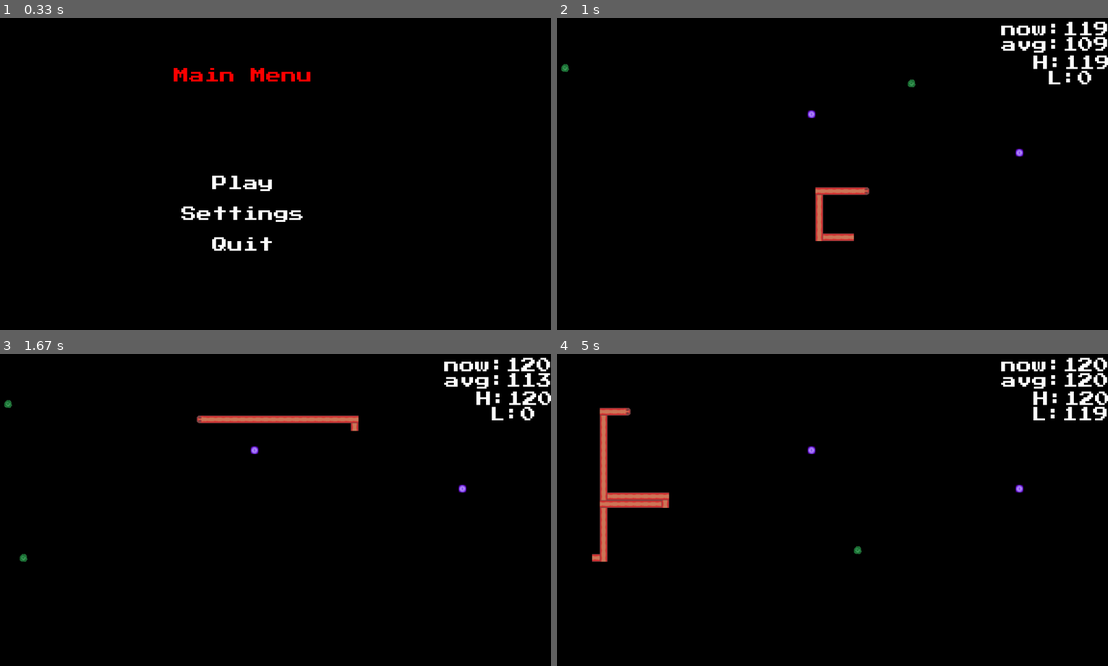
Above: before the commit, frames 1-4 (two rows, left to right).
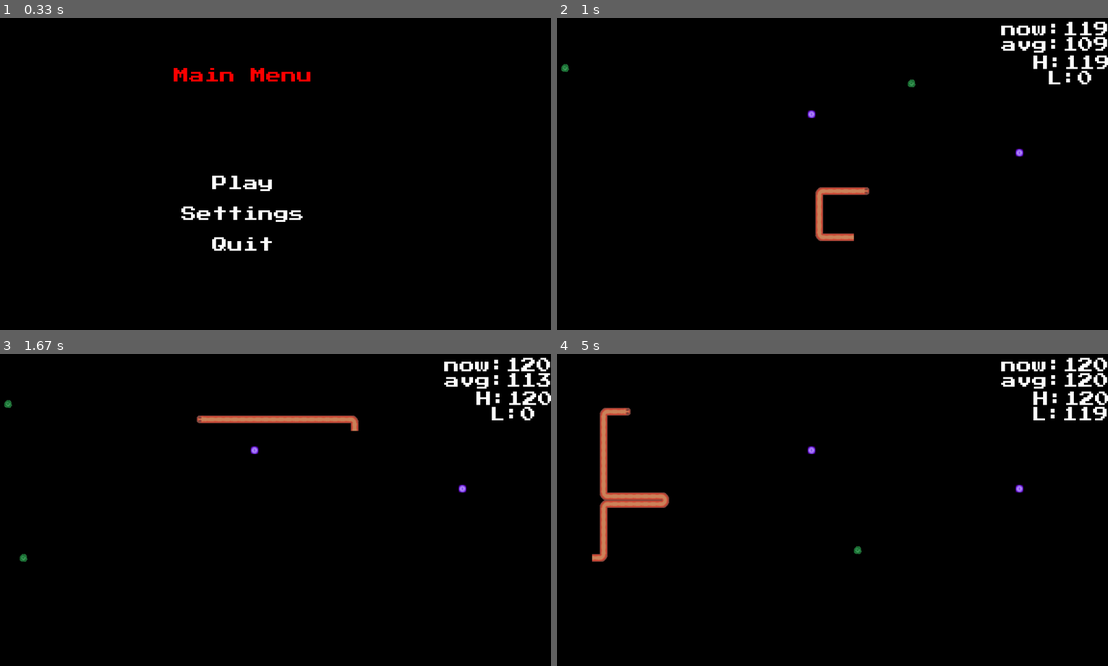
Above: after the commit, the same moments.

Repository: nmurphy101/Pygame2DFramework
Game: pygame game, started from main.py
Same seed, same stepped clock (60 frames per second), same inputs: the game is played once before the commit and once after it.
Inputs (mouse positions are in pixels of both pictures, inside the frame that each line leads up to):
- Up to frame 1 (0.33 s): no input
- Up to frame 2 (1 s): click (799, 183) at 0.38 s
- Up to frame 3 (1.67 s): no input
- Up to frame 4 (5 s): no input

Frame 1 is identical in both runs. In frame 2, 0.1% of the frame differs, in the area x 46-56%, y 54-72%; in frame 3, less than 0.1%; in frame 4, 0.3%, in the area x 6-21%, y 17-67%.

Commit message:
Fixed snake sprite image choosing for corners

Diff:
--- a/pkg/snake_game/entities/entity.py
+++ b/pkg/snake_game/entities/entity.py
@@ -62,6 +62,7 @@
         self.time_last_moved = datetime.now()
         # Where entity was looking = (Up = 0, Right = 1, Down = 2, Left = 3)
         self.prev_direction = 2
+        self.child_prev_direction = 2
         # Where entity is looking = (Up = 0, Right = 1, Down = 2, Left = 3)
         self.direction = 2
         # Determines how far the entity can see ahead of itself in the direction it's looking
--- a/pkg/snake_game/entities/snake/snake.py
+++ b/pkg/snake_game/entities/snake/snake.py
@@ -64,9 +64,9 @@
         self.obj_color = (255, 0, 0)
         # Snake Sprite images
         if self.player:
-            self.snake_images = self.app.game.snake_images
+            self.sprite_images = self.app.game.snake_images
         else:
-            self.snake_images = self.app.game.snake_enemy_images
+            self.sprite_images = self.app.game.snake_enemy_images
         # Entity's default no sprite visual representation
         self.image = pygame.Surface((self.size, self.size))
         self.image.fill(self.obj_color)
@@ -203,24 +203,26 @@
             # pylint: disable=access-member-before-definition
             # Save current position as last position
             self.prev_position = self.position
+            # Save prev_direction for child stuff
+            self.child_prev_direction = self.prev_direction
             # Moving up
             if self.direction == 0:
-                self.image = self.snake_images[14]
+                self.image = self.sprite_images[10]
                 self.prev_direction = self.direction
                 self.position = (self.position[0], self.position[1] - self.size)
             # Moving down
             elif self.direction == 2:
-                self.image = self.snake_images[15]
+                self.image = self.sprite_images[11]
                 self.prev_direction = self.direction
                 self.position = (self.position[0], self.position[1] + self.size)
             # Moving left
             elif self.direction == 3:
-                self.image = self.snake_images[17]
+                self.image = self.sprite_images[13]
                 self.prev_direction = self.direction
                 self.position = (self.position[0] - self.size, self.position[1])
             # Moving right
             elif self.direction == 1:
-                self.image = self.snake_images[16]
+                self.image = self.sprite_images[12]
                 self.prev_direction = self.direction
                 self.position = (self.position[0] + self.size, self.position[1])
             # Set the new last moved time
@@ -309,30 +311,38 @@
             self.parent_dir = self.parent.prev_direction
 
     def choose_img(self):
-         # Moving up
+        # Moving up
         if self.parent.direction == 0:
-            if self.parent.children[-1] == self and False:
-                self.image = self.parent.snake_images[10]
-            else:
-                self.image = self.parent.snake_images[0]
+            if self.parent.child_prev_direction == self.parent.direction:
+                self.image = self.parent.sprite_images[0]
+            elif self.parent.child_prev_direction == 1:
+                self.image = self.parent.sprite_images[5]
+            elif self.parent.child_prev_direction == 3:
+                self.image = self.parent.sprite_images[4]
         # Moving down
         elif self.parent.direction == 2:
-            if self.parent.children[-1] == self and False:
-                self.image = self.parent.snake_images[11]
-            else:
-                self.image = self.parent.snake_images[0]
+            if self.parent.child_prev_direction == self.parent.direction:
+                self.image = self.parent.sprite_images[0]
+            elif self.parent.child_prev_direction == 1:
+                self.image = self.parent.sprite_images[2]
+            elif self.parent.child_prev_direction == 3:
+                self.image = self.parent.sprite_images[3]
         # Moving left
         elif self.parent.direction == 3:
-            if self.parent.children[-1] == self and False:
-                self.image = self.parent.snake_images[13]
-            else:
-                self.image = self.parent.snake_images[1]
+            if self.parent.child_prev_direction == self.parent.direction:
+                self.image = self.parent.sprite_images[1]
+            elif self.parent.child_prev_direction == 0:
+                self.image = self.parent.sprite_images[2]
+            elif self.parent.child_prev_direction == 2:
+                self.image = self.parent.sprite_images[5]
         # Moving right
         elif self.parent.direction == 1:
-            if self.parent.children[-1] == self and False:
-                self.image = self.parent.snake_images[12]
-            else:
-                self.image = self.parent.snake_images[1]
+            if self.parent.child_prev_direction == self.parent.direction:
+                self.image = self.parent.sprite_images[1]
+            elif self.parent.child_prev_direction == 0:
+                self.image = self.parent.sprite_images[3]
+            elif self.parent.child_prev_direction == 2:
+                self.image = self.parent.sprite_images[4]
         else:
             self.image = self.image
 
--- a/pkg/snake_game/game.py
+++ b/pkg/snake_game/game.py
@@ -83,12 +83,12 @@
         # Snake Sprite Images
         self.snake_sprite_sheet = SpriteSheet("assets/sprites/snake/snake-sheet.png")
         self.snake_images = self.snake_sprite_sheet.load_grid_images(
-            num_rows=2, num_cols=10, x_margin=1, x_padding=1, y_margin=1, y_padding=1
+            num_rows=2, num_cols=8, x_margin=1, x_padding=1, y_margin=1, y_padding=1
         )
         # Snake Enemy Sprite Images
         self.snake_enemy_sprite_sheet = SpriteSheet("assets/sprites/snake/snake_enemy-sheet.png")
         self.snake_enemy_images = self.snake_enemy_sprite_sheet.load_grid_images(
-            num_rows=2, num_cols=10, x_margin=1, x_padding=1, y_margin=1, y_padding=1
+            num_rows=2, num_cols=8, x_margin=1, x_padding=1, y_margin=1, y_padding=1
         )
         self.food_sprite_sheet = SpriteSheet("assets/sprites/food/food-sheet.png")
         # Food Sprite images
Binary file changed: assets/sprites/snake/snake-sheet.png
Binary file changed: assets/sprites/snake/snake_enemy-sheet.png
Not shown, changed: assets/sprites/snake/snake-sheet.xcf
Not shown, changed: assets/sprites/snake/snake_enemy-sheet.xcf
